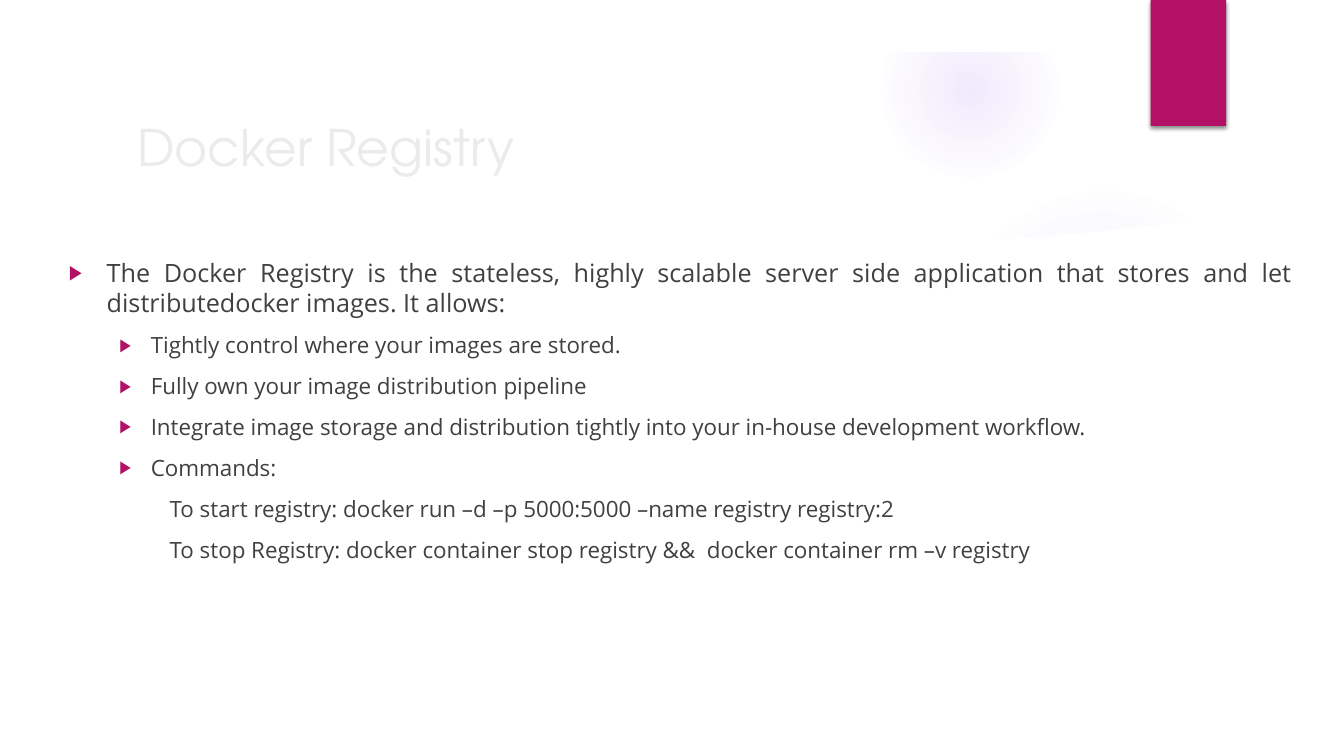
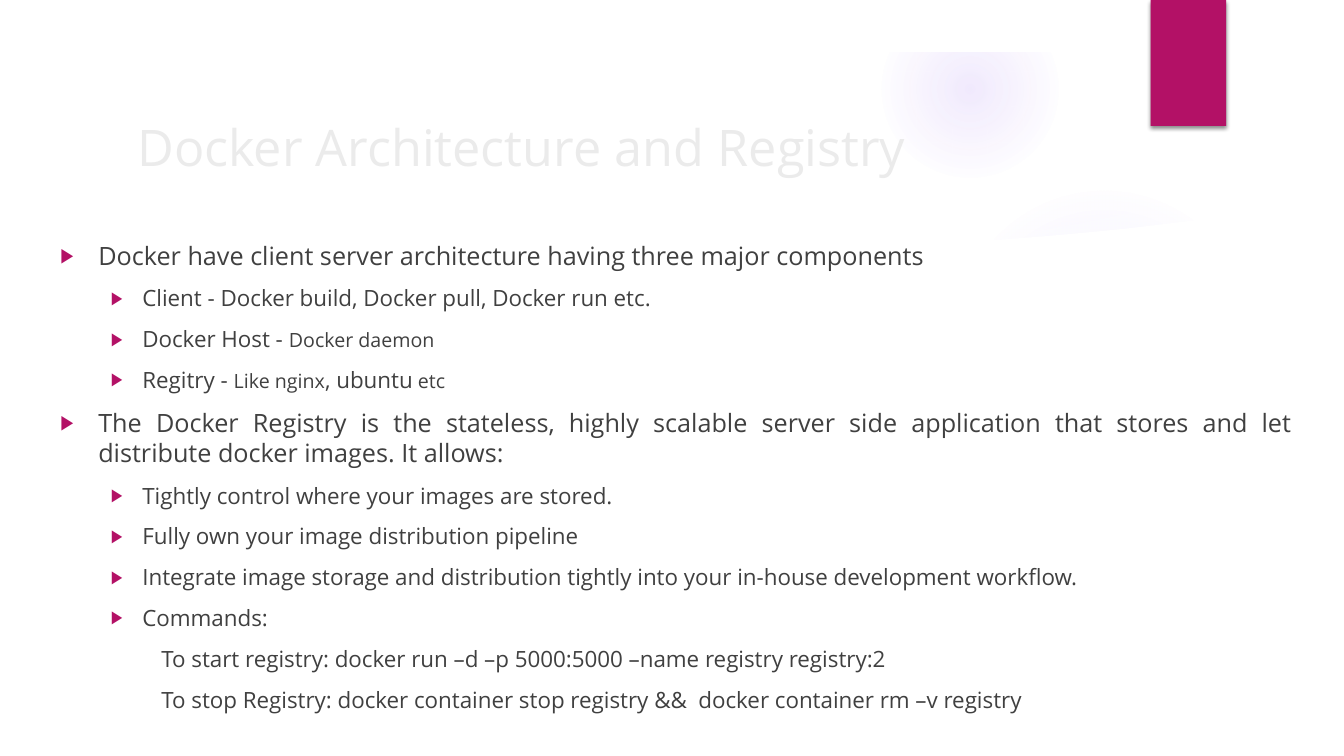
Before and after one commit to chandresh-4-u/ppts, a slide deck: slide 10 of docker.pptx (slide 12 before the commit). Drawn at 1344x756 pixels with LibreOffice and Linux fonts; fonts in the diff are those of the drawing; background and template pictures are left out. Boxes give left, top, right and bottom in pixels: in the first picture for what was removed or moved away, otherwise in the second. Text is boxed around its words. In the diff, an @@ line names an element or a change of style, - is before the commit and + after.

```diff
--- a/docker.pptx
+++ b/docker.pptx
@@ title at (127, 107, 1093, 185): text changed; font TeX Gyre Adventor to Open Sans @@
-Docker Registry
+Docker Architecture and Registry
@@ text "Docker have client server architecture ...": place and size @@
-text "Docker have client server architecture ..." at (107, 263, 1291, 563)
+text "Docker have client server architecture ..." at (98, 246, 1291, 713)
@@ text at (98, 246, 1291, 468): text changed @@
-▶ The Docker Registry is the stateless, highly scalable server side application that stores and let distributedocker images. It allows:
+▶ Docker have client server architecture having three major components
+  ▶ Client - Docker build, Docker pull, Docker run etc.
+  ▶ Docker Host - Docker daemon
+  ▶ Regitry - Like nginx, ubuntu etc
+▶ The Docker Registry is the stateless, highly scalable server side application that stores and let distribute docker images. It allows:
```
Also in this commit, not shown: 1 other slide changed, 2 slides removed.
